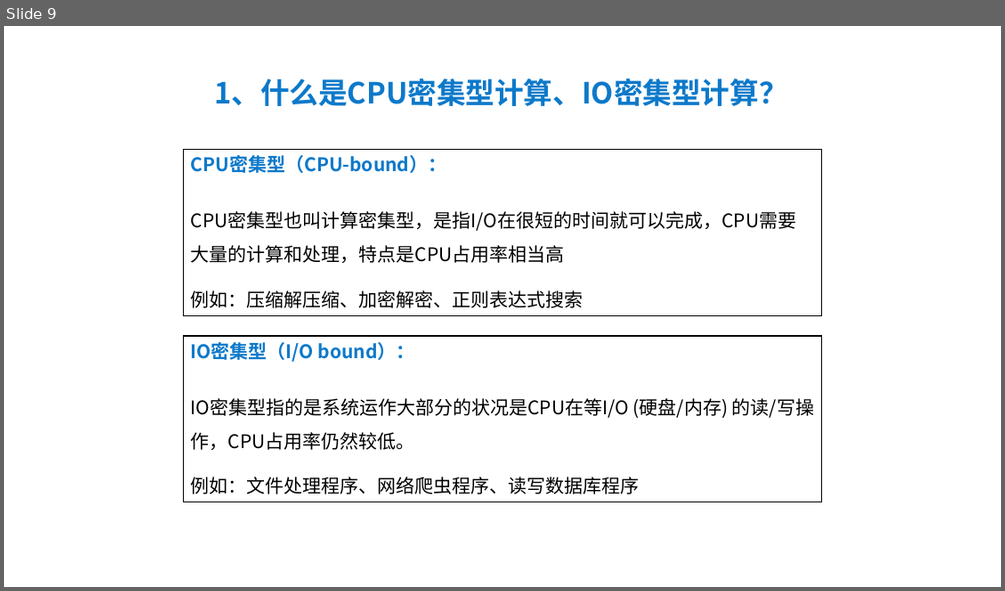
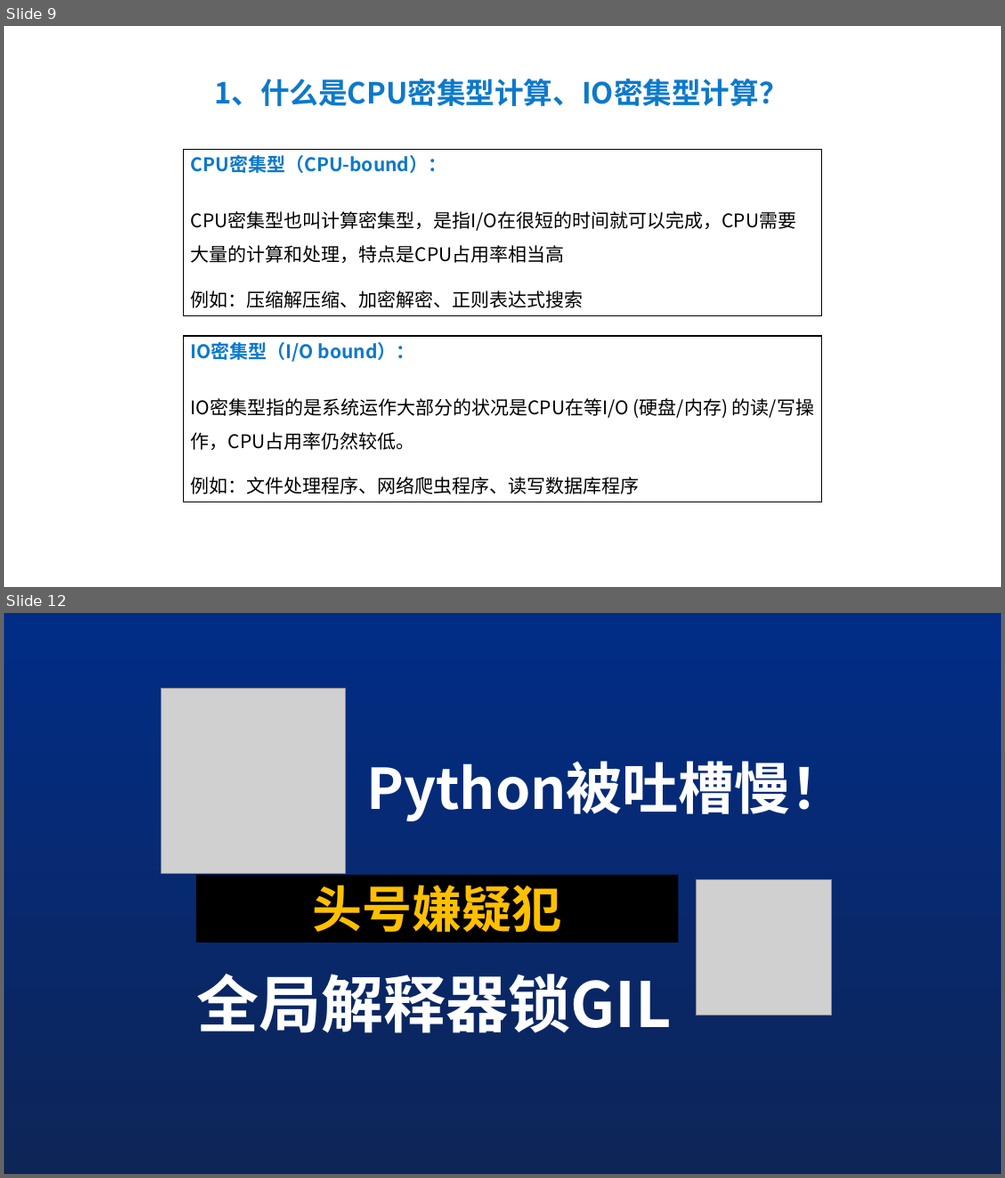
Before and after one commit to peiss/ant-learn-python-concurrent, a slide deck: Python并发编程简介.pptx. Shown one above the other, each under a label of ours: slide 9 before the commit, slides 9 and 12 after it; the slides between them are not shown. The pictures are 1005x591 and 1005x1178 pixels, drawn with LibreOffice and Linux fonts; fonts in the diff are those of the drawing; grey boxes stand for pictures. Boxes give left, top, right and bottom in pixels: in the first picture for what was removed or moved away, otherwise in the second. Text is boxed around its words. In the diff, an @@ line names an element or a change of style, - is before the commit and + after.

```diff
--- a/Python并发编程简介.pptx
+++ b/Python并发编程简介.pptx
@@ slide 12 added at bbox=[4, 613, 1001, 1174], background gradient #012D86 to #0E2557 @@
@@ picture added at bbox=[161, 689, 346, 873] @@
@@ text added at bbox=[366, 761, 847, 821], 54 pt, text #FFFFFF, bold @@
+Python被吐槽慢！
@@ rectangle added at bbox=[196, 875, 679, 943], fill #000000, 48 pt, text #FFC000, bold @@
+头号嫌疑犯
@@ picture added at bbox=[696, 879, 831, 1014] @@
@@ title added at bbox=[197, 973, 672, 1033], 60 pt, text #FFFFFF, bold @@
+全局解释器锁GIL
```
Also in this commit, not shown: 2 slides changed, 5 other slides added.
